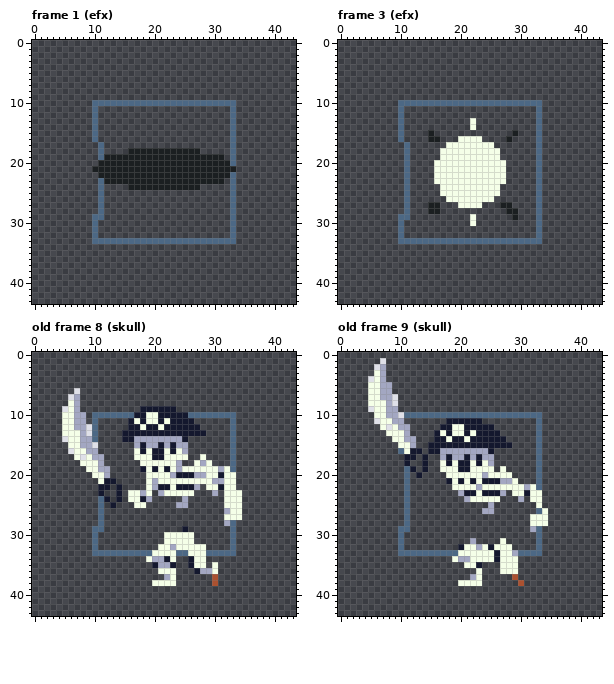
File history of a pixel-art file, Project/Content/Sprites/animation effects.aseprite. This is how it looked before the edit.
44x44 pixels, 15 frames. Shown: frame 1 (efx), frame 3 (efx), old frame 8 (skull), old frame 9 (skull). The commit also changed other frames, which this record leaves out.
After:
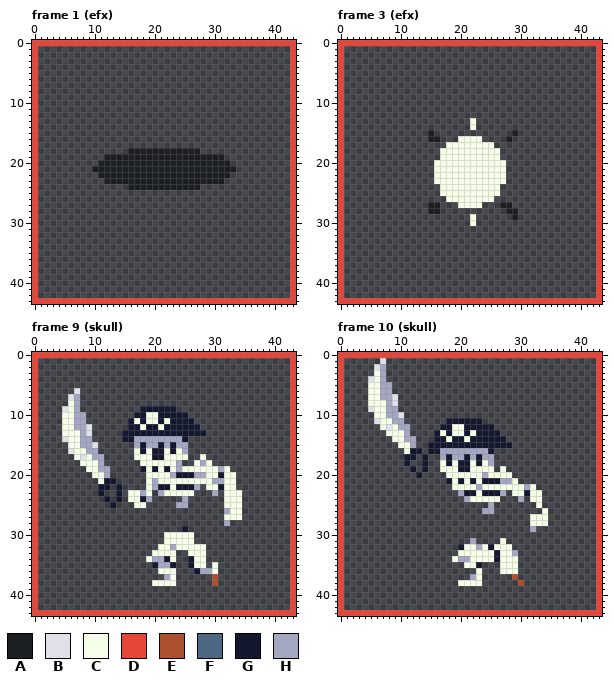
Palette (. is transparent): A #1b1f21  B #dfe0e8  C #f5ffe8  D #e64539  E #ab5130  F #4c6885  G #14182e  H #a3a7c2
A new or re-ordered frame is compared with the old frame closest to it.
Commit message: hit animation settings
Difference:
frames re-ordered
Changed rows in their new state; - is an unchanged pixel.
Frame 1 (efx), layer "Layer 1":
first column x 0:
 0 DDDDDDDDDDDDDDDDDDDDDDDDDDDDDDDDDDDDDDDDDDDD
 1 D------------------------------------------D
 2 D------------------------------------------D
 3 D------------------------------------------D
 4 D------------------------------------------D
 5 D------------------------------------------D
 6 D------------------------------------------D
 7 D------------------------------------------D
 8 D------------------------------------------D
 9 D------------------------------------------D
10 D---------........................---------D
11 D---------.----------------------.---------D
12 D---------.----------------------.---------D
13 D---------.----------------------.---------D
14 D---------.----------------------.---------D
15 D---------.----------------------.---------D
16 D---------.----------------------.---------D
17 D----------.---------------------.---------D
18 D----------.---------------------.---------D
19 D----------.---------------------.---------D
20 D--------------------------------.---------D
21 D------------------------------------------D
22 D--------------------------------.---------D
23 D----------.---------------------.---------D
24 D----------.---------------------.---------D
25 D----------.---------------------.---------D
26 D----------.---------------------.---------D
27 D----------.---------------------.---------D
28 D----------.---------------------.---------D
29 D---------..---------------------.---------D
30 D---------.----------------------.---------D
31 D---------.----------------------.---------D
32 D---------.----------------------.---------D
33 D---------........................---------D
34 D------------------------------------------D
35 D------------------------------------------D
36 D------------------------------------------D
37 D------------------------------------------D
38 D------------------------------------------D
39 D------------------------------------------D
40 D------------------------------------------D
41 D------------------------------------------D
42 D------------------------------------------D
43 DDDDDDDDDDDDDDDDDDDDDDDDDDDDDDDDDDDDDDDDDDDD
Frame 3 (efx), layer "Layer 1":
first column x 0:
 0 DDDDDDDDDDDDDDDDDDDDDDDDDDDDDDDDDDDDDDDDDDDD
 1 D------------------------------------------D
 2 D------------------------------------------D
 3 D------------------------------------------D
 4 D------------------------------------------D
 5 D------------------------------------------D
 6 D------------------------------------------D
 7 D------------------------------------------D
 8 D------------------------------------------D
 9 D------------------------------------------D
10 D---------........................---------D
11 D---------.----------------------.---------D
12 D---------.----------------------.---------D
13 D---------.----------------------.---------D
14 D---------.----------------------.---------D
15 D---------.----------------------.---------D
16 D---------.----------------------.---------D
17 D----------.---------------------.---------D
18 D----------.---------------------.---------D
19 D----------.---------------------.---------D
20 D----------.---------------------.---------D
21 D----------.---------------------.---------D
22 D----------.---------------------.---------D
23 D----------.---------------------.---------D
24 D----------.---------------------.---------D
25 D----------.---------------------.---------D
26 D----------.---------------------.---------D
27 D----------.---------------------.---------D
28 D----------.---------------------.---------D
29 D---------..---------------------.---------D
30 D---------.----------------------.---------D
31 D---------.----------------------.---------D
32 D---------.----------------------.---------D
33 D---------........................---------D
34 D------------------------------------------D
35 D------------------------------------------D
36 D------------------------------------------D
37 D------------------------------------------D
38 D------------------------------------------D
39 D------------------------------------------D
40 D------------------------------------------D
41 D------------------------------------------D
42 D------------------------------------------D
43 DDDDDDDDDDDDDDDDDDDDDDDDDDDDDDDDDDDDDDDDDDDD
Frame 9 (skull) against old frame 8 (skull), layer "Layer 1":
first column x 0:
 0 DDDDDDDDDDDDDDDDDDDDDDDDDDDDDDDDDDDDDDDDDDDD
 1 D------------------------------------------D
 2 D------------------------------------------D
 3 D------------------------------------------D
 4 D------------------------------------------D
 5 D------------------------------------------D
 6 D------------------------------------------D
 7 D------------------------------------------D
 8 D------------------------------------------D
 9 D------------------------------------------D
10 D---------.......---------........---------D
11 D---------.----------------------.---------D
12 D---------.----------------------.---------D
13 D---------.----------------------.---------D
14 D---------.----------------------.---------D
15 D--------------------------------.---------D
16 D--------------------------------.---------D
17 D--------------------------------.---------D
18 D--------------------------------.---------D
19 D--------------------------------.---------D
20 D------------------------------------------D
21 D------------------------------------------D
22 D------------------------------------------D
23 D------------------------------------------D
24 D----------.-------------------------------D
25 D----------.-------------------------------D
26 D----------.-------------------------------D
27 D----------.-------------------------------D
28 D----------.---------------------.---------D
29 D---------..---------------------.---------D
30 D---------.----------------------.---------D
31 D---------.----------------------.---------D
32 D---------.----------------------.---------D
33 D---------..........----..---.....---------D
34 D------------------------------------------D
35 D------------------------------------------D
36 D------------------------------------------D
37 D------------------------------------------D
38 D------------------------------------------D
39 D------------------------------------------D
40 D------------------------------------------D
41 D------------------------------------------D
42 D------------------------------------------D
43 DDDDDDDDDDDDDDDDDDDDDDDDDDDDDDDDDDDDDDDDDDDD
Frame 10 (skull) against old frame 9 (skull), layer "Layer 1":
first column x 0:
 0 DDDDDDDDDDDDDDDDDDDDDDDDDDDDDDDDDDDDDDDDDDDD
 1 D------------------------------------------D
 2 D------------------------------------------D
 3 D------------------------------------------D
 4 D------------------------------------------D
 5 D------------------------------------------D
 6 D------------------------------------------D
 7 D------------------------------------------D
 8 D------------------------------------------D
 9 D------------------------------------------D
10 D----------.......................---------D
11 D--------------------------------.---------D
12 D--------------------------------.---------D
13 D--------------------------------.---------D
14 D--------------------------------.---------D
15 D--------------------------------.---------D
16 D---------.----------------------.---------D
17 D--------------------------------.---------D
18 D--------------------------------.---------D
19 D----------.---------------------.---------D
20 D----------.---------------------.---------D
21 D----------.---------------------.---------D
22 D----------.---------------------.---------D
23 D----------.-------------------------------D
24 D----------.-------------------------------D
25 D----------.-------------------------------D
26 D----------.---------------------.---------D
27 D----------.-------------------------------D
28 D----------.-------------------------------D
29 D---------..---------------------.---------D
30 D---------.----------------------.---------D
31 D---------.----------------------.---------D
32 D---------.----------------------.---------D
33 D---------..........----------....---------D
34 D------------------------------------------D
35 D------------------------------------------D
36 D------------------------------------------D
37 D------------------------------------------D
38 D------------------------------------------D
39 D------------------------------------------D
40 D------------------------------------------D
41 D------------------------------------------D
42 D------------------------------------------D
43 DDDDDDDDDDDDDDDDDDDDDDDDDDDDDDDDDDDDDDDDDDDD
Changed places in both pictures, as pixel boxes (x1, y1, x2, y2):
changed: (32, 40, 296, 304)
changed: (338, 40, 602, 304)
changed: (32, 352, 296, 616)
changed: (338, 352, 602, 616)
